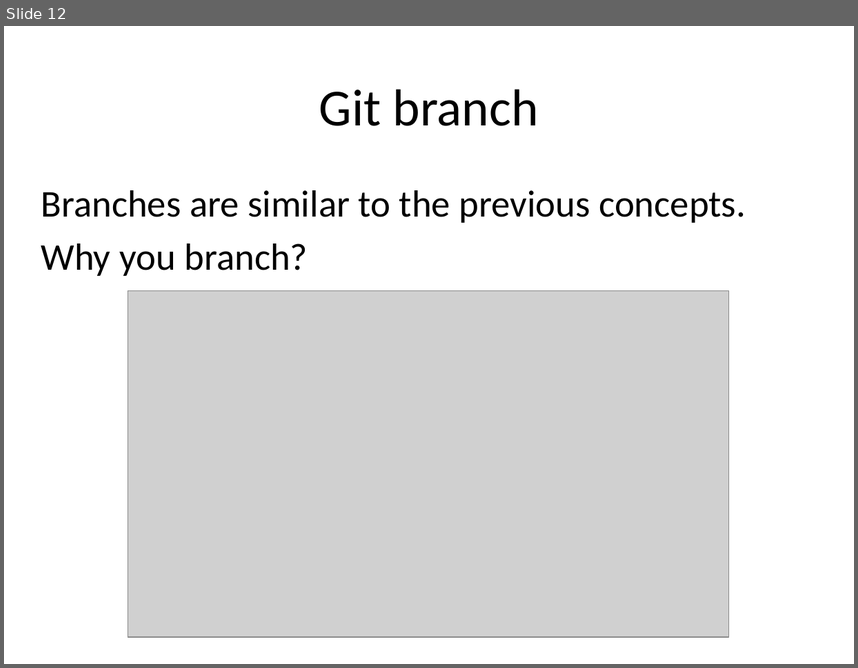
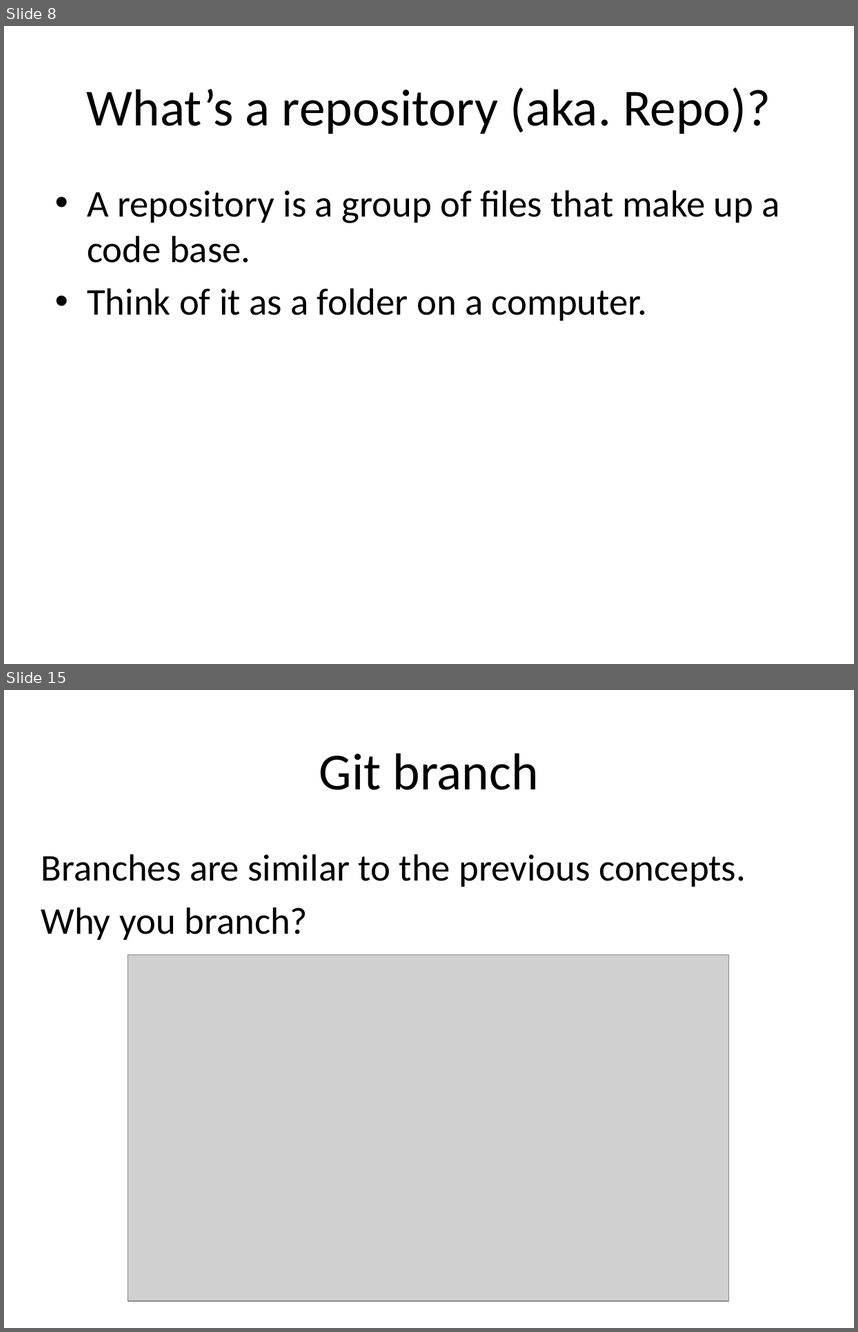
Before and after one commit to jtian1167/SLP-demo, a slide deck: SLP github.pptx. Shown one above the other, each under a label of ours: slide 12 before the commit, slides 8 and 15 after it; the slides between them are not shown. The pictures are 858x668 and 858x1332 pixels, drawn with LibreOffice and Linux fonts; fonts in the diff are those of the drawing; grey boxes stand for pictures. Boxes give left, top, right and bottom in pixels: in the first picture for what was removed or moved away, otherwise in the second. Text is boxed around its words. In the diff, an @@ line names an element or a change of style, - is before the commit and + after.

```diff
--- a/SLP github.pptx
+++ b/SLP github.pptx
@@ slide 8 added at (x1=4, y1=26, x2=854, y2=664), background #FFFFFF @@
@@ title added at (x1=87, y1=87, x2=771, y2=134), 44 pt, text #000000 @@
+What’s a repository (aka. Repo)?
@@ text added at (x1=87, y1=190, x2=780, y2=321), 32 pt, text #000000 @@
+• A repository is a group of files that make up a code base.
+• Think of it as a folder on a computer.
@@ what was slide 12 is now slide 15 @@
```
Also in this commit, not shown: 10 slides changed, 4 other slides added, 1 slide removed, 1 other file.
